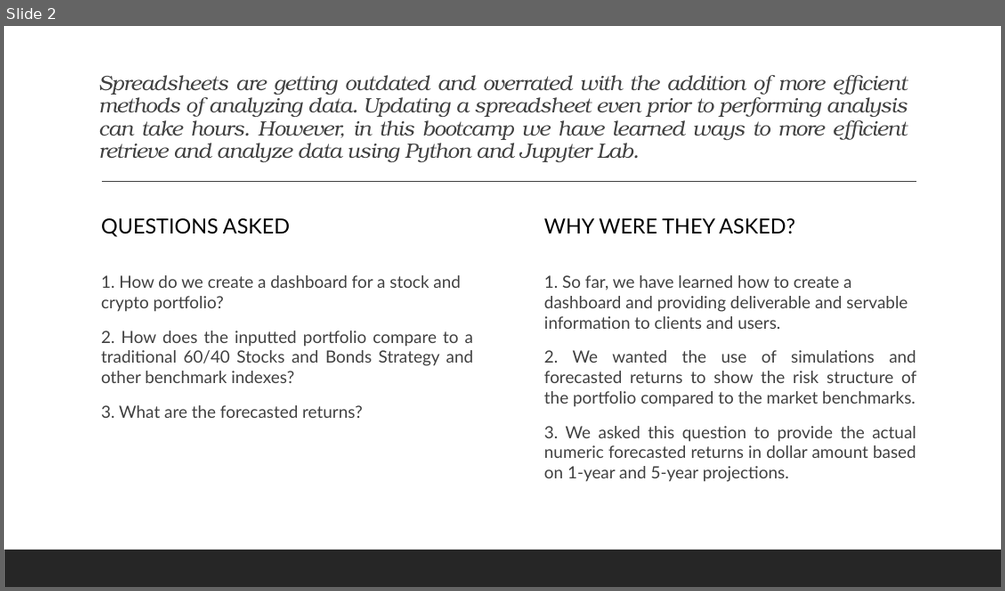
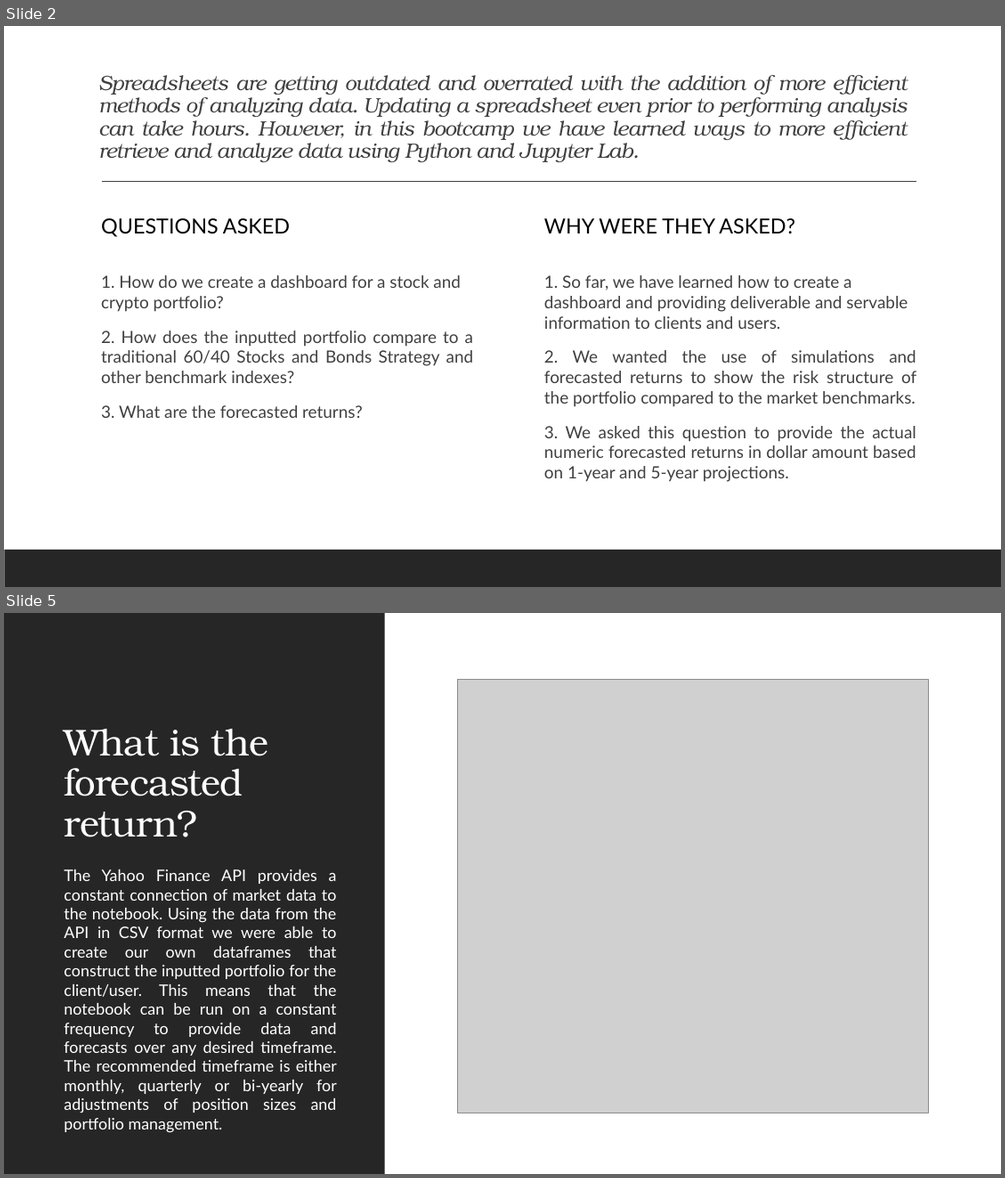
Before and after one commit to JordanCandido/Portfolio-Analysis-and-Monte-Carlo-Simulations, a slide deck: Project 1 ppt.pptx. Shown one above the other, each under a label of ours: slide 2 before the commit, slides 2 and 5 after it; the slides between them are not shown. The pictures are 1005x591 and 1005x1178 pixels, drawn with LibreOffice and Linux fonts; fonts in the diff are those of the drawing; grey boxes stand for pictures. Boxes give left, top, right and bottom in pixels: in the first picture for what was removed or moved away, otherwise in the second. Text is boxed around its words. In the diff, an @@ line names an element or a change of style, - is before the commit and + after.

```diff
--- a/Project 1 ppt.pptx
+++ b/Project 1 ppt.pptx
@@ slide 5 added at <box>4,613,1001,1174</box>, background #FFFFFF @@
@@ rectangle added at <box>4,613,385,1174</box>, fill #262626 @@
@@ picture added at <box>457,680,928,1112</box> @@
@@ title added at <box>64,729,268,837</box>, 36 pt, text #FFFFFF @@
+What is the forecasted return?
@@ text added at <box>64,869,337,1113</box>, 15.3 pt, text #FFFFFF @@
+The Yahoo Finance API provides a constant connection of market data to the notebook. Using the data from the API in CSV format we were able to create our own dataframes that construct the inputted portfolio for the client/user. This means that the notebook can be run on a constant frequency to provide data and forecasts over any desired timeframe. The recommended timeframe is either monthly, quarterly or bi-yearly for adjustments of position sizes and portfolio management.
```
Also in this commit, not shown: 2 slides changed, 7 other slides added.
